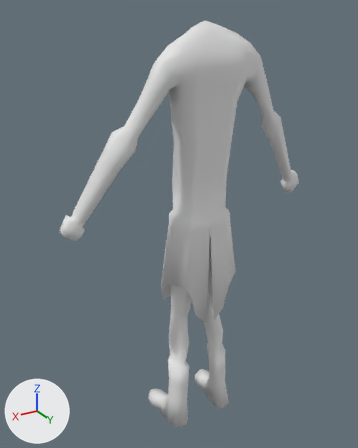
The Blender file 3DModels/Characters/MainCharacter/iteration_6/MC6.blend as it was, and as the next commit left it.
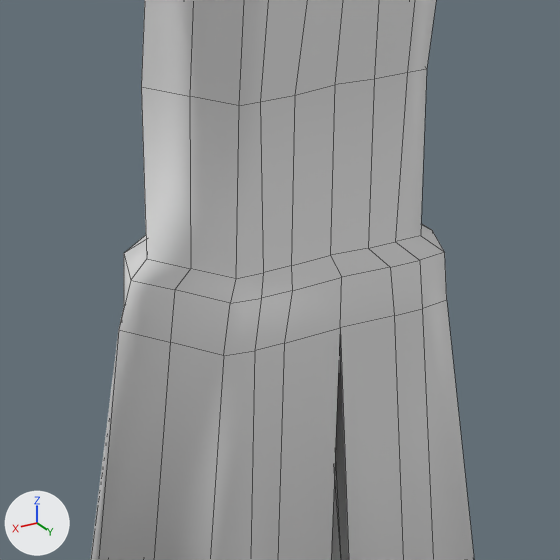
The first picture shows the older version from a 50 mm lens placed at (9.21, 14.05, 7.27), pointed at (0.37, -0.69, -0.09). The close-ups show both versions on the part from 41% to 70% of the width and 37% to 61% of the height of that picture; other places that the commit changed are outside them. Every picture has the same lights, and +X, +Y and +Z are marked at lower left. The close-ups show mesh edges as thin lines.
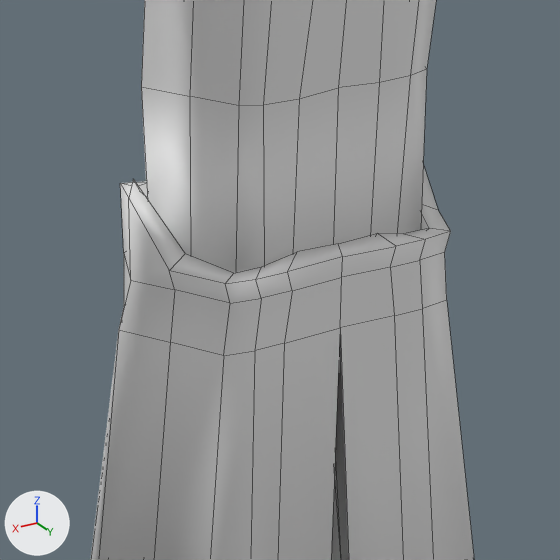
The edits, one by one:
me_cube_001 is used by ob_cube; location (0.0, 0.0, 4.203).
me_cube_001 had 364 vertices, 347 faces and spanned x 0.0..5.0, y -1.5..1.1, z -12.7..2.8.
me_cube_001 now has 384 vertices, 365 faces and spans x 0.0..5.0, y -1.5..1.2, z -12.7..2.8.
Part 1, on me_cube_001:
9 faces are deleted.
4 vertices move from x 0.3..1.0, y -0.5..0.0, z -3.5 to x 0.4..1.0, y -0.5..0.0, z -3.4..-3.1.
20 vertices are added at x 0.0..1.2, y -0.6..0.8, z -3.5..-2.9.
27 new faces join them.

Changed parts and their boxes (x1, y1, x2, y2) in the close-ups (560 x 560 px):
part 1 of me_cube_001, built on
    before: (124, 87, 444, 303)
    after: (120, 87, 451, 303)
